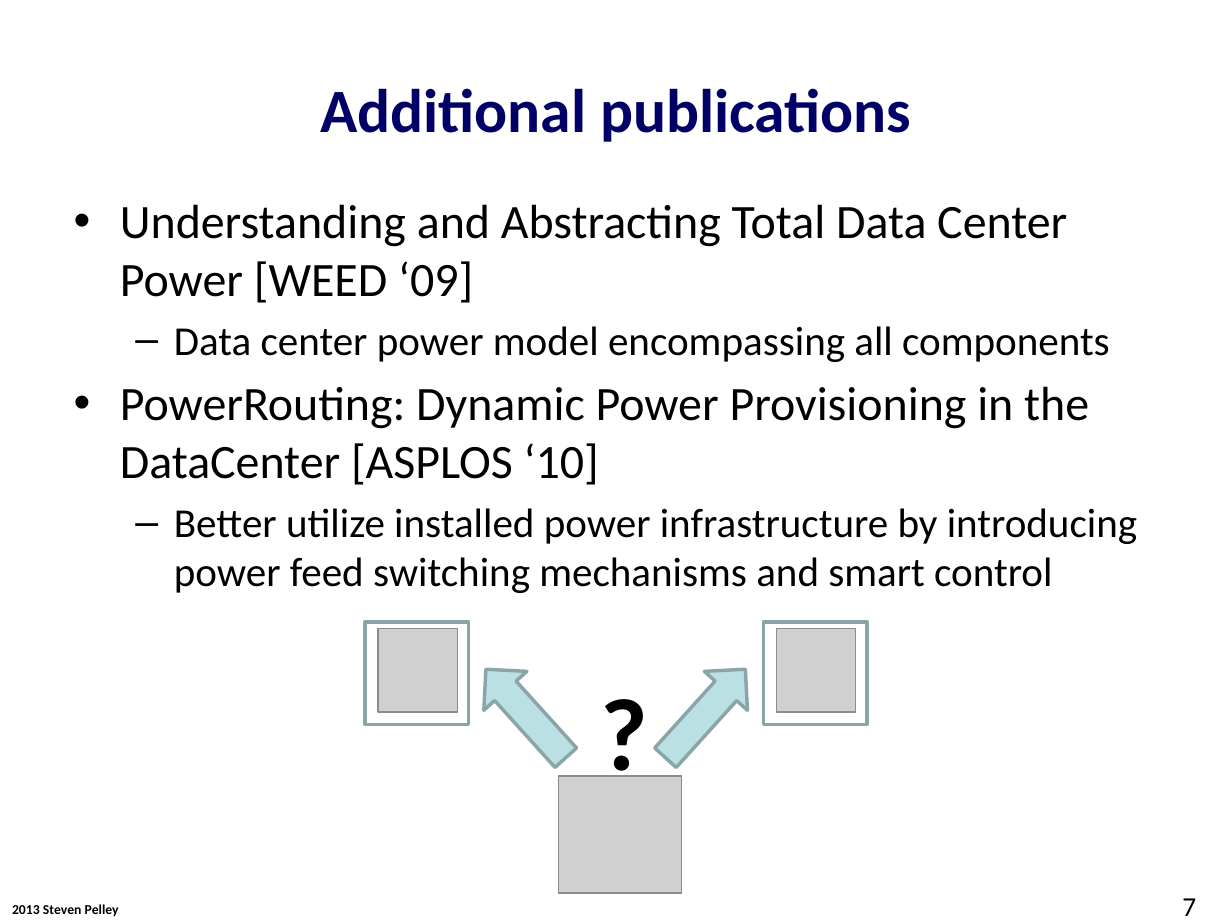
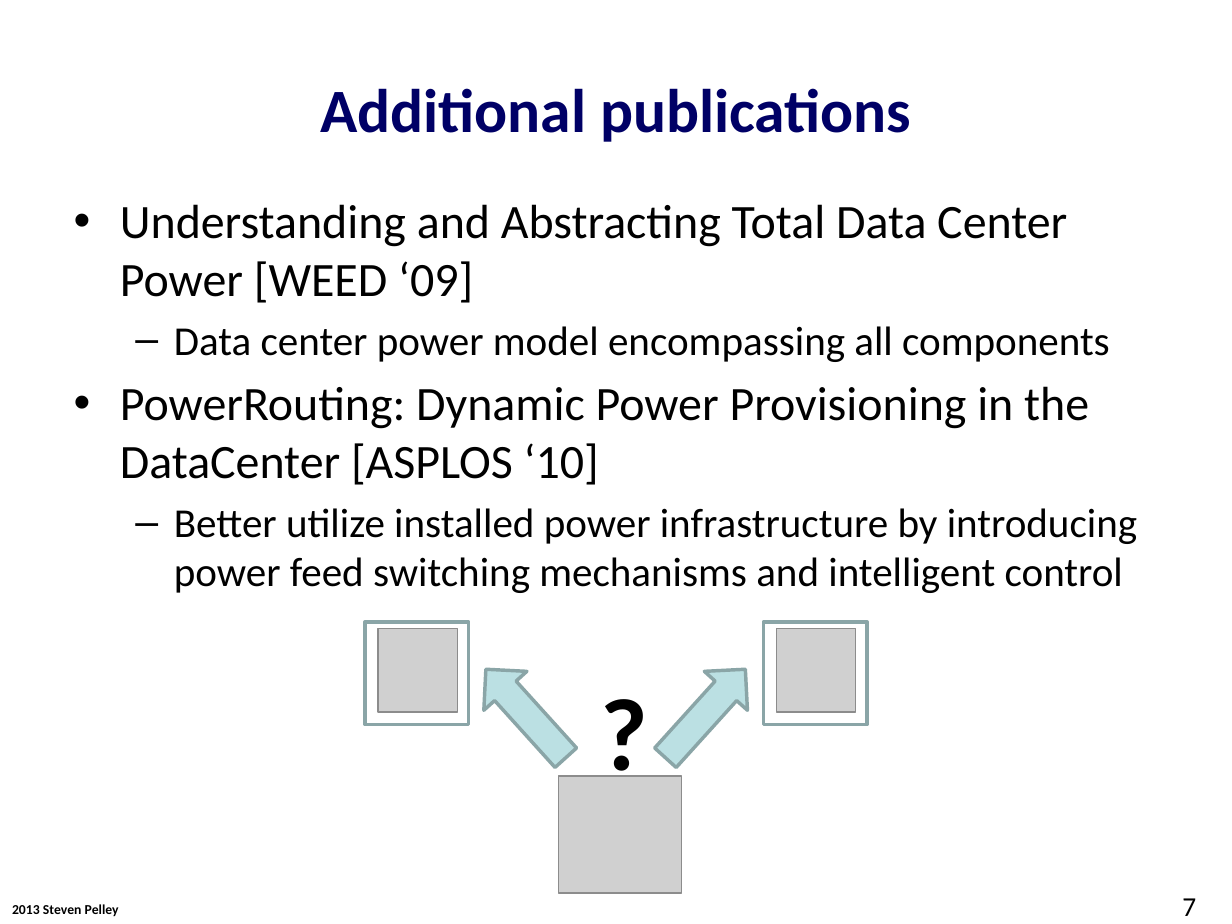
Before and after one commit to Abulila/dissertation, a slide deck: slide 7 of proposal/proposal.pptx. Drawn at 1232x924 pixels with LibreOffice and Linux fonts; fonts in the diff are those of the drawing; grey boxes stand for pictures; background and template pictures are left out. Boxes give left, top, right and bottom in pixels: in the first picture for what was removed or moved away, otherwise in the second. Text is boxed around its words. In the diff, an @@ line names an element or a change of style, - is before the commit and + after.

```diff
--- a/proposal/proposal.pptx
+++ b/proposal/proposal.pptx
@@ text at (x1=174, y1=508, x2=1137, y2=593): text changed @@
-  – Better utilize installed power infrastructure by introducing power feed switching mechanisms and smart control
+  – Better utilize installed power infrastructure by introducing power feed switching mechanisms and intelligent control
```
Also in this commit, not shown: 8 other slides changed.
